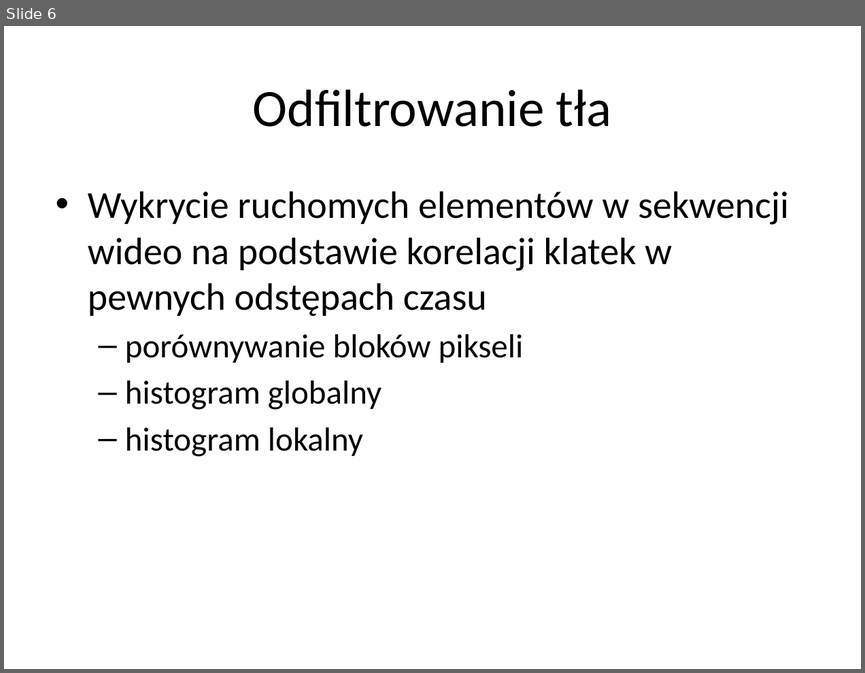
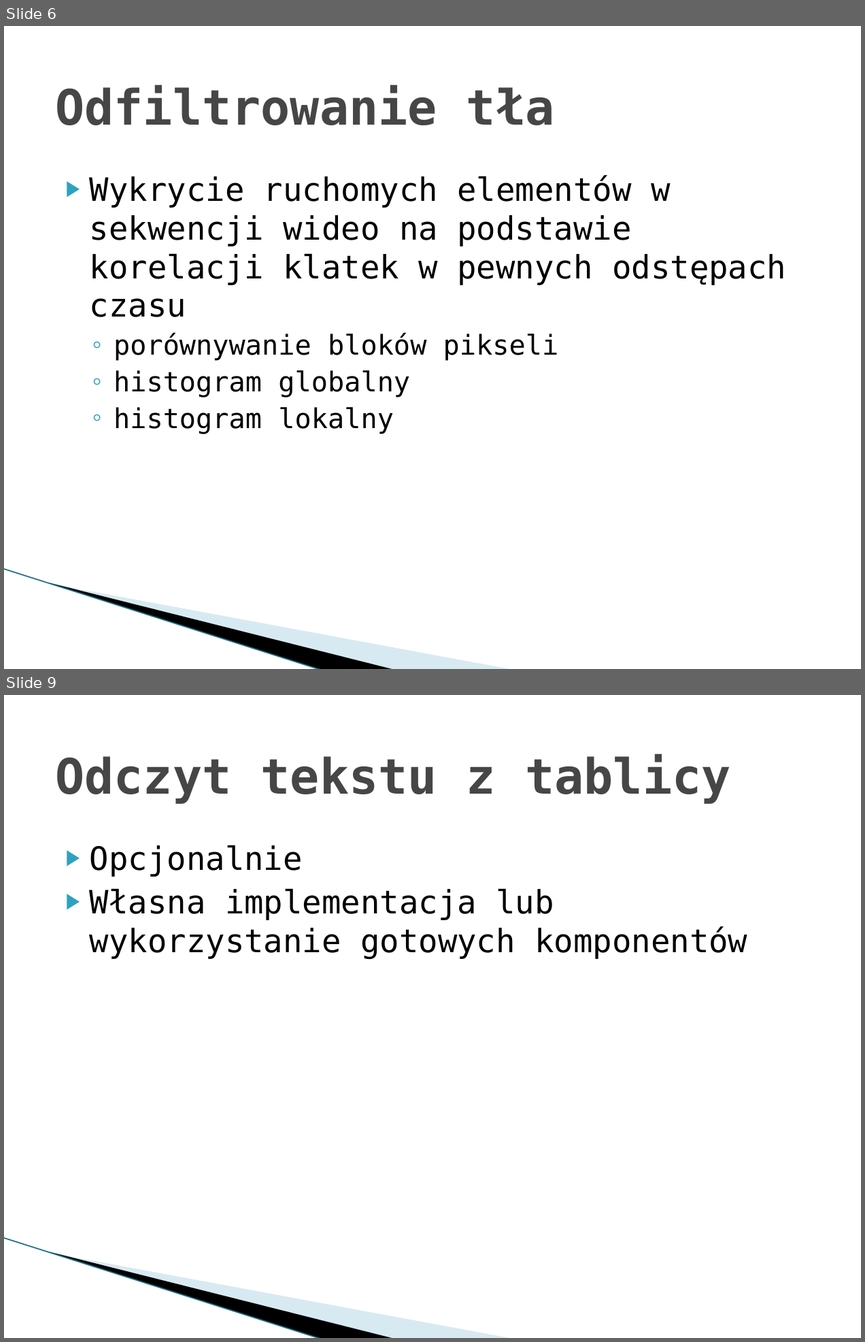
Before and after one commit to dworak/licence-plate-extractor, a slide deck: wizja systemu/Ekstrakcja widoków tablic rejestracyjnych z sekwencji wideo.pptx. Shown one above the other, each under a label of ours: slide 6 before the commit, slides 6 and 9 after it; the slides between them are not shown. The pictures are 865x673 and 865x1342 pixels, drawn with LibreOffice and Linux fonts; fonts in the diff are those of the drawing; background and template pictures are left out. Boxes give left, top, right and bottom in pixels: in the first picture for what was removed or moved away, otherwise in the second. Text is boxed around its words. In the diff, an @@ line names an element or a change of style, - is before the commit and + after.

```diff
--- a/wizja systemu/Ekstrakcja widoków tablic rejestracyjnych z sekwencji wideo.pptx
+++ b/wizja systemu/Ekstrakcja widoków tablic rejestracyjnych z sekwencji wideo.pptx
@@ slide 9 added at (4,695,861,1338), background #FFFFFF; not listed: 3 template elements that a slide beside it also shows @@
@@ title added at (55,754,730,804), 41 pt, text #464646, bold @@
+Odczyt tekstu z tablicy
@@ text added at (90,845,747,959), 27 pt, text #000000 @@
+▶ Opcjonalnie
+▶ Własna implementacja lub wykorzystanie gotowych komponentów
@@ slide 6 changed as well @@
@@ title "Odfiltrowanie tła" at (55,85,555,125): size 44 to 41 pt, font Calibri to DejaVu Sans Mono, text colour #000000 to #464646, bold on; alignment centre to left @@
@@ text "Wykrycie ruchomych elementów w sekwencji ...": place and size @@
-text "Wykrycie ruchomych elementów w sekwencji ..." at (88,191,789,456)
+text "Wykrycie ruchomych elementów w sekwencji ..." at (90,175,786,434)
@@ text "Wykrycie ruchomych elementów w sekwencji ..." at (90,175,786,434): size 32 to 27 pt in "Wykrycie ruchomych elementów w sekwencji wideo na ..."; font Calibri to DejaVu Sans Mono; size 28 to 23 pt in "porównywanie bloków pikseli", "histogram globalny", "histogram lokalny"; bullet • to ▶; less space between paragraphs; bullet – to ◦ @@
@@ line added from (4, 569) to (322, 669), #97C5D8 0.95 pt @@
@@ freeform shape added at (50,582,396,669), fill #000000 @@
@@ freeform shape added at (51,583,514,669), fill #A0CBDC at 40% opacity @@
```
Also in this commit, not shown: 6 other slides changed, 2 other slides added, 1 other file.
